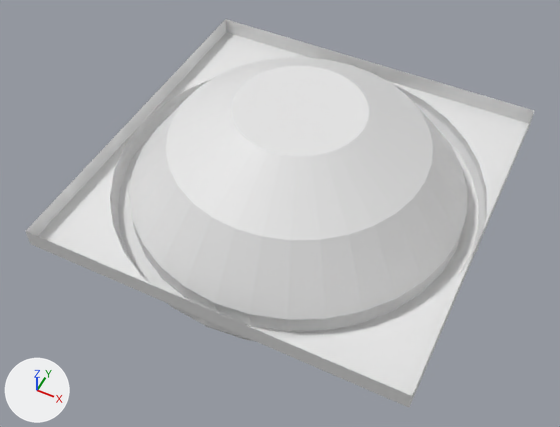
The Blender file WIP_Graphics/Architecture/Ceiling_with_lamp.blend as it was, and as the next commit left it.
The view is the same before and after, from a camera (50 mm lens) standing at (0.122, -0.265, 2.599) and looking at (0.002, -0.025, 2.299). Lighting does not change. The marker at lower left points along +X, +Y and +Z.
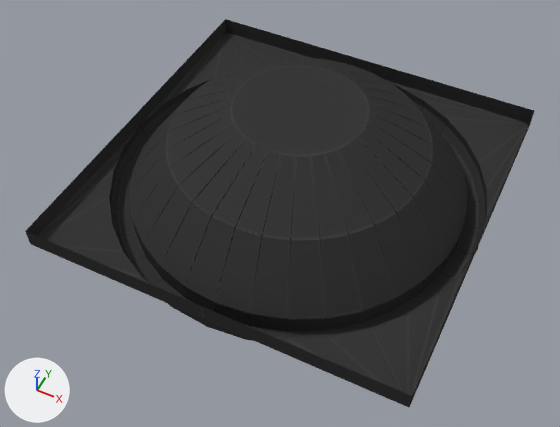
Boxes [x1, y1, x2, y2] around the edits, measured in the pictures (560 x 427 px):
'Cube.001', recoloured (white to black): [26, 19, 534, 407] in both

What changed in the scene script:
```text
Add img_ceiling_with_lamp_png:
    img_ceiling_with_lamp_png = load_image('Ceiling_with_lamp.png', 'Ceiling_with_lamp.png', 1024, 1024, 'sRGB')
Add mat_material:
    mat_material = diffuse_material('Material')
    mat_material.texture = img_ceiling_with_lamp_png
Change me_cube_001:
    where me_cube_001.from_pydata(...)  # 268 vertices, 265 faces, 4 loose edges; spans x -1.0..1.0, y -1.0..1.0, z 22.9..23.5
    add me_cube_001.materials.append(mat_material)  # picture img_ceiling_with_lamp_png
```
